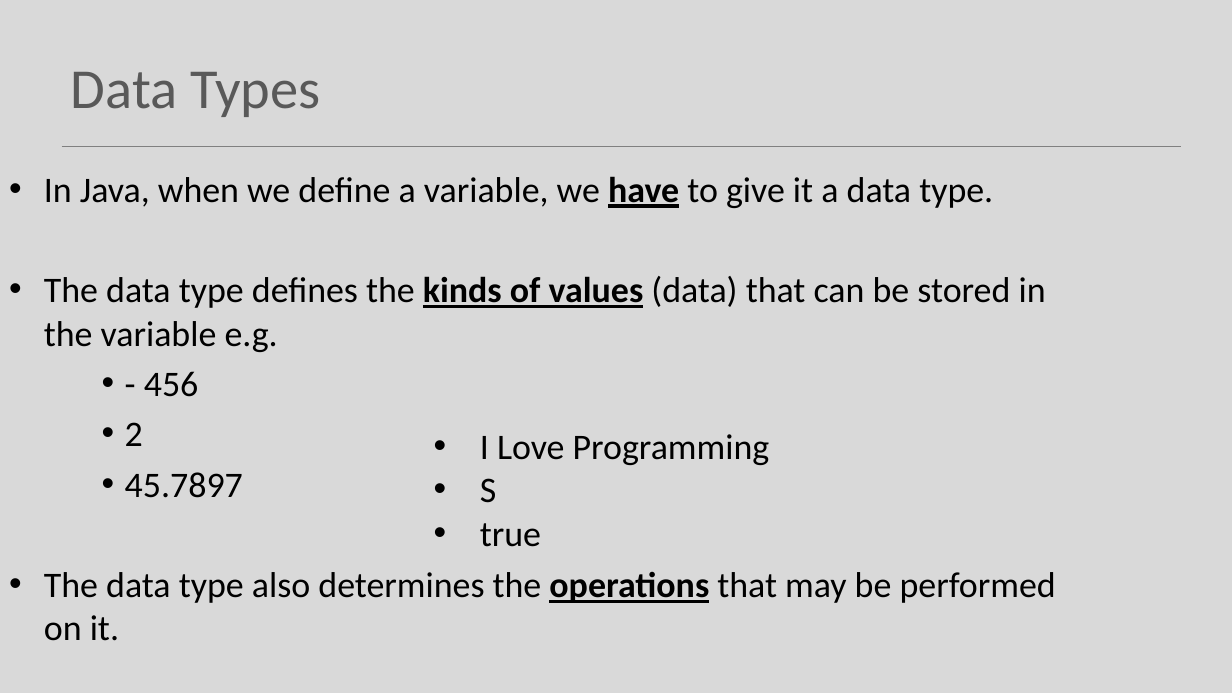
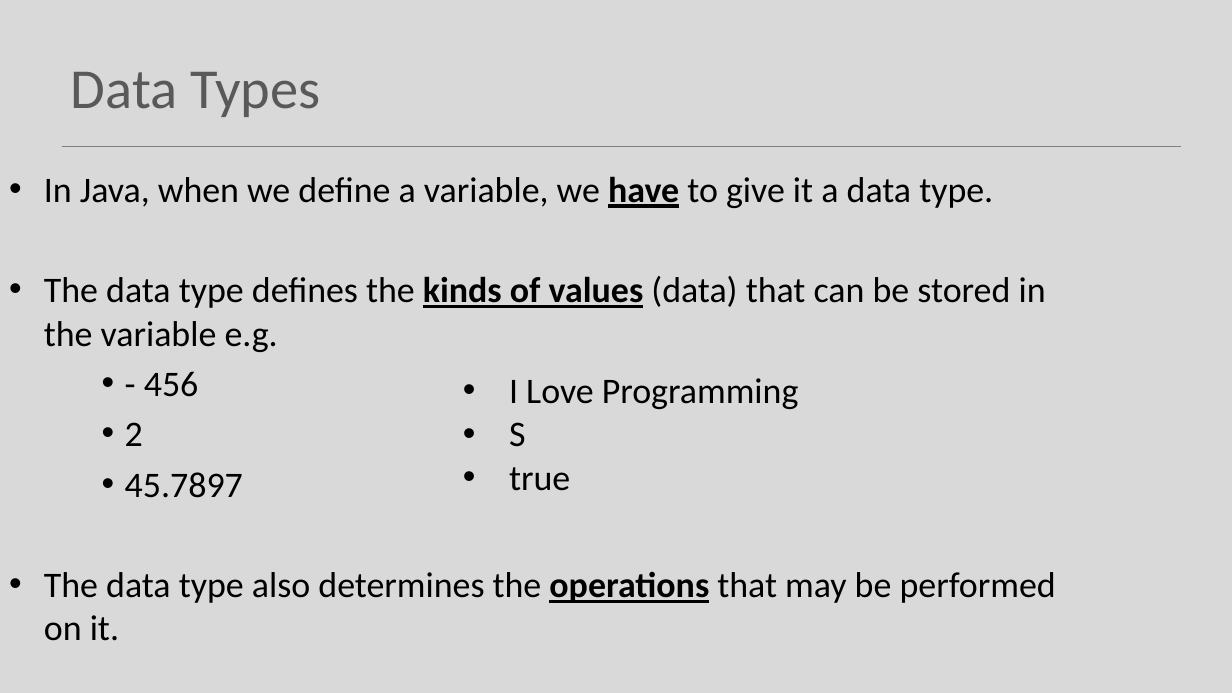
Before and after one commit to Programming-Fundamentals-SETU/prog-fund-1-sept-25, a slide deck: slide 13 of topic03-dataTypes-variables-and-expressions/unit-1/talk-1/a-data-types.pptx. Drawn at 1232x693 pixels with LibreOffice and Linux fonts; fonts in the diff are those of the drawing. Boxes give left, top, right and bottom in pixels: in the first picture for what was removed or moved away, otherwise in the second. Text is boxed around its words. In the diff, an @@ line names an element or a change of style, - is before the commit and + after.

```diff
--- a/topic03-dataTypes-variables-and-expressions/unit-1/talk-1/a-data-types.pptx
+++ b/topic03-dataTypes-variables-and-expressions/unit-1/talk-1/a-data-types.pptx
@@ text "I Love Programming": place and size @@
-text "I Love Programming" at [480, 434, 770, 547]
+text "I Love Programming" at [509, 378, 799, 491]
```
Also in this commit, not shown: 5 other slides changed, 2 slides added, 7 slides removed, 12 other files.
